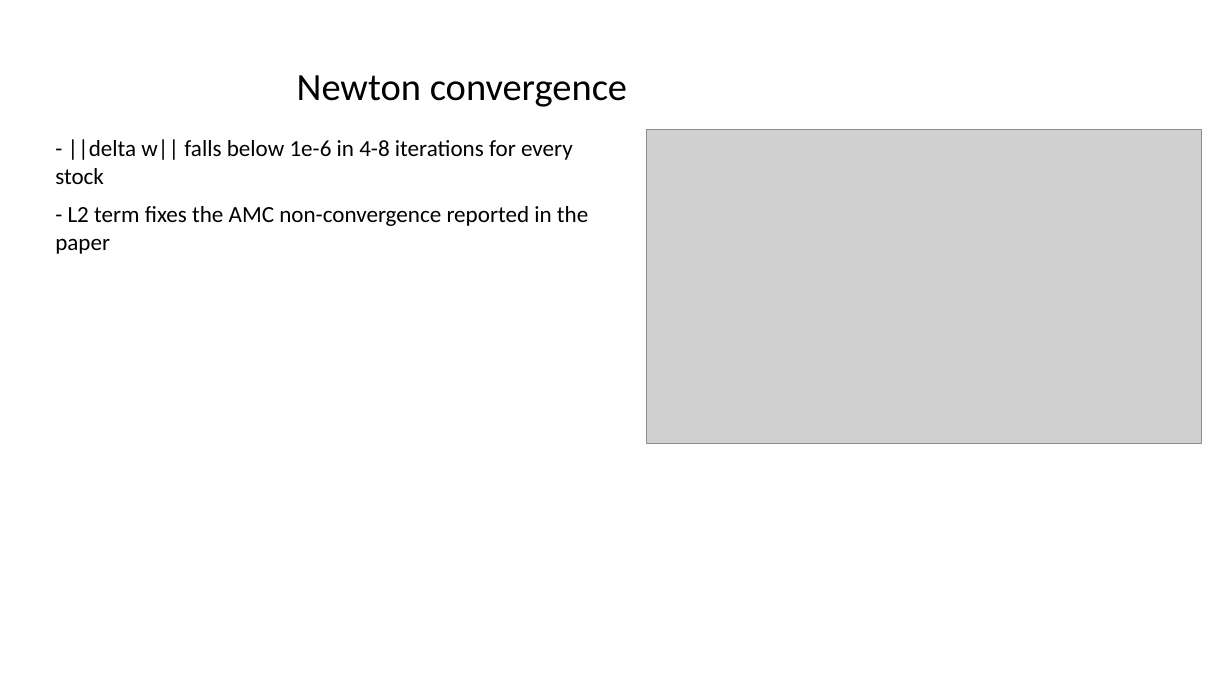
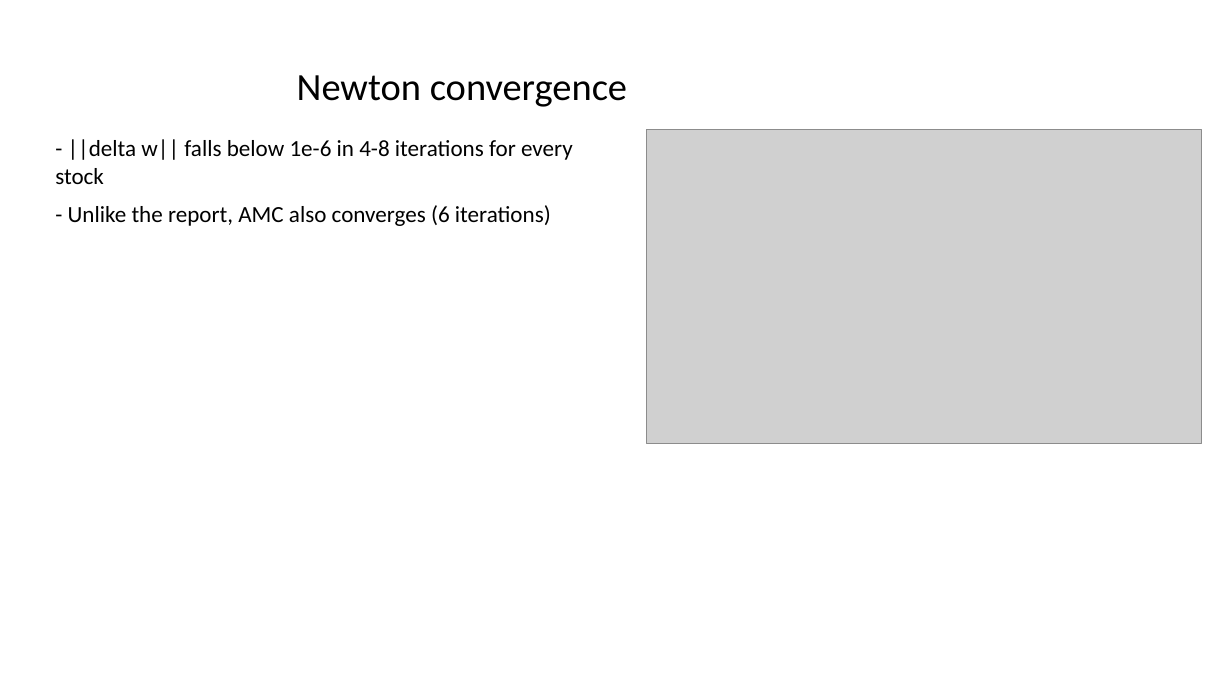
Before and after one commit to Prithvi-Aithal/wsb-market-prediction, a slide deck: slide 6 of docs/presentation.pptx. Drawn at 1232x693 pixels with LibreOffice and Linux fonts; fonts in the diff are those of the drawing; grey boxes stand for pictures. Boxes give left, top, right and bottom in pixels: in the first picture for what was removed or moved away, otherwise in the second. Text is boxed around its words. In the diff, an @@ line names an element or a change of style, - is before the commit and + after.

```diff
--- a/docs/presentation.pptx
+++ b/docs/presentation.pptx
@@ text at <box>68,205,551,226</box>: text changed @@
-- L2 term fixes the AMC non-convergence reported in the paper
+- Unlike the report, AMC also converges (6 iterations)
```
Also in this commit, not shown: 1 other slide changed, 7 other files.
